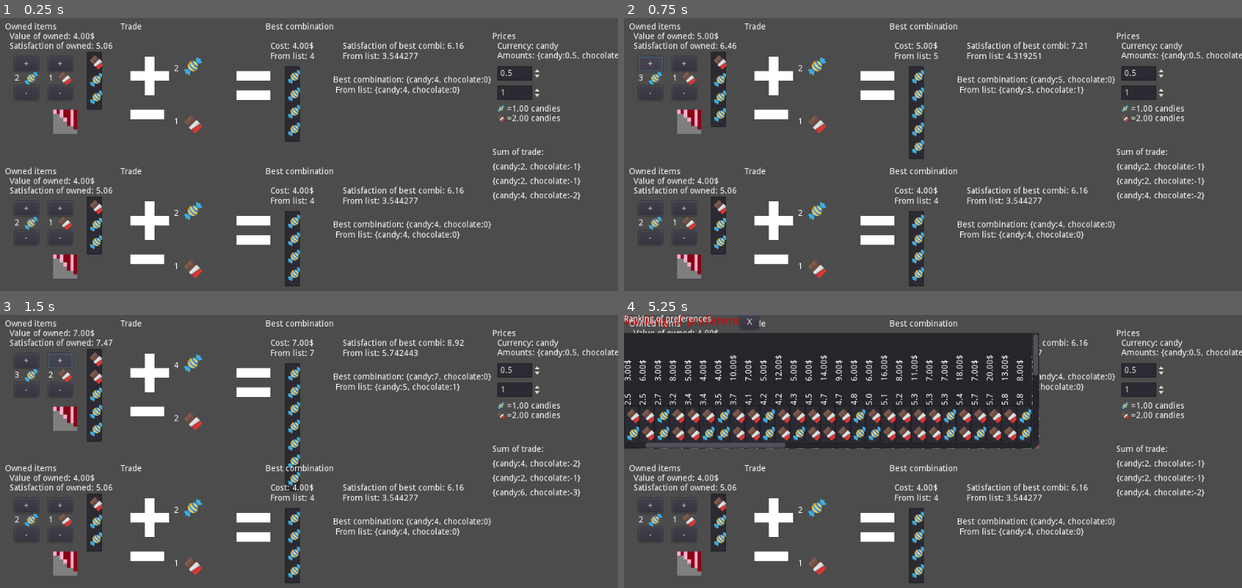
Above: before the commit, frames 1-4 (two rows, left to right).
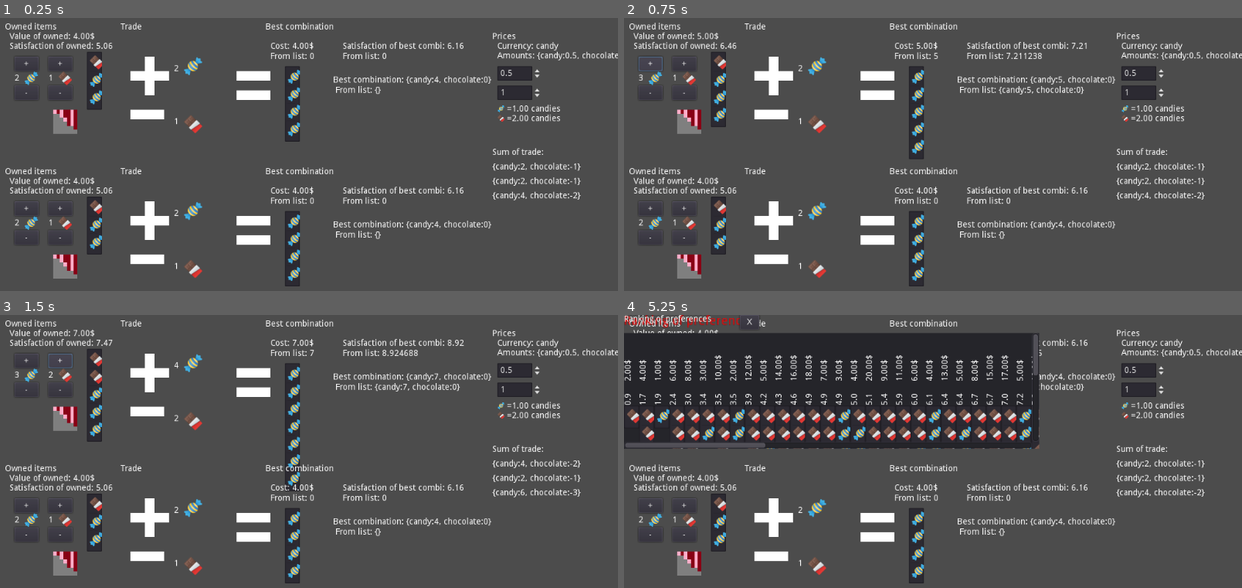
Above: after the commit, the same moments.

Repository: carlostgit/Prices
Game: Godot game, scene res://MainScene.tscn
The game is run twice, just before and just after one commit, with the same random seed, the same clock (stepped at 60 frames per second) and the same inputs. The engine's default icon, where the game draws it, is replaced by a stand-in: a white triangle on a blue panel in a dark square.
Inputs (mouse positions are in pixels of both pictures, inside the frame that each line leads up to):
- Up to frame 1 (0.25 s): no input
- Up to frame 2 (0.75 s): click "+" at 0.5 s
- Up to frame 3 (1.5 s): click "+" at 1.25 s
- Up to frame 4 (5.25 s): click "-" at 2 s; click "-" at 2.75 s; click (654, 375) at 3.52 s; click (691, 375) at 4.27 s; click (691, 418) at 5.02 s

The runs differ from the first frame. In frame 1, 0.5% of the frame differs, in the area x 50-75%, y 12-82%; in frame 2, 0.3%; in frame 3, 0.3%; in frame 4, 3.0%, in the area x 0-75%, y 12-82%.

Commit message:
Elimino prints de trazas para medición de tiempos

Diff:
--- a/CombinationItem.gd
+++ b/CombinationItem.gd
@@ -99,6 +99,8 @@
 
 #
 func add_items_and_labels(combidict_arg:Dictionary, label_name_arg:String, labels_arg:Array):
+
+#	print("add_items_and_labels"+ str(combidict_arg))
 
 	for label in labels_arg:
 		assert(typeof(label)==TYPE_STRING)
@@ -172,7 +174,7 @@
 
 	#TODO: Hacer método independiente para establecer los labels
 	#Pq quiero que se puedan cambiar los label, sin tener que rehacer el resto de items.
-#	add_labels(labels_arg,space_for_labels)
+
 
 	add_labels(label_name_arg,labels_arg,space_for_labels)
 
@@ -211,13 +213,21 @@
 
 func update_labels(label_name_arg:String, extra_labels_arg:Array) -> void:
 
-	_combination_name_label.queue_free()
+#	print ("child count in Combination item:" + str(self.get_child_count()))
+
+	if _combination_name_label != null:
+		self.remove_child(_combination_name_label)
+		_combination_name_label.queue_free()
 	for extra_label in _combination_extra_labels:
 		extra_label.queue_free()
+		self.remove_child(extra_label)
+
 	_combination_extra_labels.clear()
 
+#	print ("child count in Combination item After Removing:" + str(self.get_child_count()))
+
 	var space_for_labels:float = calculate_space_for_labels(label_name_arg, extra_labels_arg)
-	self.add_name_label(label_name_arg)
+#	self.add_name_label(label_name_arg)
 	add_labels(label_name_arg, extra_labels_arg,space_for_labels)
 
 
--- a/CombinationItemList.gd
+++ b/CombinationItemList.gd
@@ -67,27 +67,27 @@
 
 
 func init(combination_satisfaction_list:CombinationValueList, combination_price_list:CombinationValueList=null, name_arg:String = "no name" ):
-	var time_1:float = OS.get_ticks_msec()
+#	var time_1:float = OS.get_ticks_msec()
 	if (combination_satisfaction_list as CombinationValueList):
 		var combinations:Array = combination_satisfaction_list.get_combinations()
-		var time_1a:float = OS.get_ticks_msec()
-		print ("elaped_time_1a = "+ str(time_1a-time_1))
-		var elaped_time_1a:float = time_1a-time_1
+#		var time_1a:float = OS.get_ticks_msec()
+#		print ("elaped_time_1a = "+ str(time_1a-time_1))
+#		var elaped_time_1a:float = time_1a-time_1
 		var combidicts_array:Array = []
 		var combidict_satisfaction:Dictionary = {}
 		var combidict_price:Dictionary = {}
 
-		var elaped_time_1:float = 0.0
-		var elaped_time_2:float = 0.0
+#		var elaped_time_1:float = 0.0
+#		var elaped_time_2:float = 0.0
 		for combination in combinations:
-			var time_1_1:float = OS.get_ticks_msec()
+#			var time_1_1:float = OS.get_ticks_msec()
 			var combidict:Dictionary = (combination as Combination).get_combidict()
 			combidicts_array.append(combidict)
 			#El método sospechoso de tardar mucho es get_value_of_combination
 			var satisf:float = combination_satisfaction_list.get_value_of_combination(combination)
 			#
 			combidict_satisfaction[combidict]=satisf
-			var time_1_2:float = OS.get_ticks_msec()
+#			var time_1_2:float = OS.get_ticks_msec()
 
 			#price
 			if (null!=combination_price_list):
@@ -95,21 +95,21 @@
 					var price:float = combination_price_list.get_value_of_combination(combination)
 					combidict_price[combidict]=price
 			#
-			var time_1_3:float = OS.get_ticks_msec()
-
-			elaped_time_1 += time_1_2-time_1_1
-
-			elaped_time_2 += time_1_3-time_1_2
-		print ("elaped_time_1 = "+ str(elaped_time_1))
-
-		print ("elaped_time_2 = "+ str(elaped_time_2))
+#			var time_1_3:float = OS.get_ticks_msec()
+#
+#			elaped_time_1 += time_1_2-time_1_1
+#
+#			elaped_time_2 += time_1_3-time_1_2
+#		print ("elaped_time_1 = "+ str(elaped_time_1))
+#
+#		print ("elaped_time_2 = "+ str(elaped_time_2))
 
 		init_with_combidicts(combidicts_array, combidict_satisfaction,combidict_price,name_arg)
 	else:
 		assert(false)
 
-	var time_2:float = OS.get_ticks_msec()
-	print ("Time 1a = "+ str(time_2-time_1))
+#	var time_2:float = OS.get_ticks_msec()
+#	print ("Time 1a = "+ str(time_2-time_1))
 
 #func init(combidicts_arg:Array, combidict_satisfaction_dict_arg:Dictionary):
 #	_init(combidicts_arg, combidict_satisfaction_dict_arg)
@@ -117,10 +117,21 @@
 
 func init_with_combidicts(combidicts_arg:Array = Array(), combidict_satisfaction_dict_arg:Dictionary = Dictionary(),combidict_price_arg:Dictionary = Dictionary(),name_arg:String = "no_name"):
 
-	var time_1:float = OS.get_ticks_msec()
+#	var time_1:float = OS.get_ticks_msec()
+#
+#	print("self.get_child_count(): "+ str(self.get_child_count()))
+#	print("$ScrollContainer.get_child_count(): "+ str($ScrollContainer.get_child_count()))
+#	print("$ScrollContainer/Panel.get_child_count(): "+ str($ScrollContainer/Panel.get_child_count()))
+
+	for child in $ScrollContainer.get_children():
+		print(str(child))
 
 	remove_combination_items()	#Se borran los nodos CombinationItem
 	reset_combidicts() #Se borra la info de cominaciones
+
+#	print("after remove self.get_child_count(): "+ str(self.get_child_count()))
+#	print("after remove $ScrollContainer.get_child_count(): "+ str($ScrollContainer.get_child_count()))
+#	print("after remove $ScrollContainer/Panel.get_child_count(): "+ str($ScrollContainer/Panel.get_child_count()))
 
 	_combidict_satisfaction = combidict_satisfaction_dict_arg
 	_combidict_price = combidict_price_arg
@@ -130,7 +141,7 @@
 		assert(typeof(combidict)==TYPE_DICTIONARY)
 		add_item_list(combidict)
 
-	var time_2:float = OS.get_ticks_msec()
+#	var time_2:float = OS.get_ticks_msec()
 
 	#Label 1
 	self.set_name(name_arg)
@@ -168,9 +179,9 @@
 
 			label_count += 1
 
-	var time_3:float = OS.get_ticks_msec()
-	print ("Time 1 = "+ str(time_2-time_1))
-	print ("Time 2 = "+ str(time_3-time_2))
+#	var time_3:float = OS.get_ticks_msec()
+#	print ("Time 1 = "+ str(time_2-time_1))
+#	print ("Time 2 = "+ str(time_3-time_2))
 
 
 func set_name(name_arg:String)->void:
@@ -276,7 +287,11 @@
 	self._combination_items.append(combination_item)
 	_combidict_combinationitem[combidict_arg]=combination_item
 	combination_item.add_to_group("removable")
-	$ScrollContainer/Panel.call_deferred("add_child",combination_item)
+	$ScrollContainer/Panel.add_child(combination_item)
+#	$ScrollContainer/Panel.call_deferred("add_child",combination_item)
+#	Nota importante. Hay un problema si se usa el call_deferred. Con el call_deferred, acaba habiendo items duplicados
+#	Creo que lo que ocurre es que se vueve a crear otro item del mismo tipo, antes de que se cree este item con el call_deferred
+#
 
 	pass
 
@@ -290,6 +305,12 @@
 			$ScrollContainer/Panel.remove_child(child)
 			child.queue_free()
 
+	for child in $ScrollContainer.get_children():
+		if child.is_in_group("removable"):
+			$ScrollContainer.remove_child(child)
+			child.queue_free()
+
+
 	for child in self.get_children():
 		if child.is_in_group("removable"):
 			self.remove_child(child)
@@ -299,6 +320,8 @@
 	_combidict_satisfaction = {}
 	_combidict_price = {}
 	_combidicts = []
+	_combination_items = []
+	_combidict_combinationitem = {}
 
 func get_combidict_satisfaction()->Dictionary:
 	return _combidict_satisfaction
--- a/PersonScene.gd
+++ b/PersonScene.gd
@@ -43,7 +43,8 @@
 	$OwnedItems.set_num_candy(candy_amount)
 	$OwnedItems.set_num_chocolate(chocolate_amount)
 
-	update_ranking_of_preferences()
+#	update_ranking_of_preferences()
+	self.call_deferred("update_ranking_of_preferences")
 
 #	$OwnedItems/CandyAmount.set_value(candy_amount)
 #	$OwnedItems/ChocolateAmount.set_value(chocolate_amount)
@@ -56,24 +57,24 @@
 
 func update_after_prices_changed()->void:
 	$RankingOfPreferences/CombinationSatisfaction.reset_combinations_color()
-	var after_0 = OS.get_ticks_msec()
+#	var after_0 = OS.get_ticks_msec()
 #	update_ranking_of_preferences()
 	self.update_prices_in_ranking_of_preferences()
-	var after_1 = OS.get_ticks_msec()
-	print ("Elapsed update_ranking_of_preferences: "+str( after_1 - after_0))
+#	var after_1 = OS.get_ticks_msec()
+#	print ("Elapsed update_ranking_of_preferences: "+str( after_1 - after_0))
 
 	update_of_owned_combination()
-	var after_2 = OS.get_ticks_msec()
-	print ("Elapsed update_of_owned_combination: "+str( after_2 - after_1))
+#	var after_2 = OS.get_ticks_msec()
+#	print ("Elapsed update_of_owned_combination: "+str( after_2 - after_1))
 
 	update_best_combination()
-	var after_3 = OS.get_ticks_msec()
-	print ("Elapsed update_best_combination: "+str( after_3 - after_2))
+#	var after_3 = OS.get_ticks_msec()
+#	print ("Elapsed update_best_combination: "+str( after_3 - after_2))
 
 	update_trade()
 
-	var after_4 = OS.get_ticks_msec()
-	print ("Elapsed update_trade: "+str( after_4 - after_3))
+#	var after_4 = OS.get_ticks_msec()
+#	print ("Elapsed update_trade: "+str( after_4 - after_3))
 
 func update_after_owned_combination_changed()->void:
 	$RankingOfPreferences/CombinationSatisfaction.reset_combinations_color()
@@ -88,12 +89,16 @@
 
 func set_preference_for_chocolate()->void:
 	_satisfaction_calculator.set_preference_for_chocolate()
+	self.update_ranking_of_preferences()
 
 func set_default_preference()->void:
 	_satisfaction_calculator.set_default_preference()
+	self.update_ranking_of_preferences()
 
 func set_preference_for_candy()->void:
 	_satisfaction_calculator.set_preference_for_candy()
+	self.call_deferred("update_ranking_of_preferences")
+#	self.update_ranking_of_preferences()
 
 func update_prices_in_ranking_of_preferences()->void:
 
@@ -109,15 +114,15 @@
 func update_ranking_of_preferences()->void:
 	var combination_creator = CombinationCreator.new() #Pasar mejor esto a auto load, o como estático
 
-	var time_start = OS.get_ticks_msec()
+#	var time_start = OS.get_ticks_msec()
 
 	var combination_list:CombinationList = combination_creator.calculate_combination_list(10)
 #	print(combination_list.get_thing_quantity_dict_array())
 
-	var after_creation = OS.get_ticks_msec()
-
-	var elapsed_time = after_creation - time_start
-	print ("Elapsed time combi creation: "+ str(elapsed_time))
+#	var after_creation = OS.get_ticks_msec()
+
+#	var elapsed_time = after_creation - time_start
+#	print ("Elapsed time combi creation: "+ str(elapsed_time))
 
 
 	var combinations_array:Array = combination_list.get_combinations_array()
@@ -130,11 +135,11 @@
 		var price = Prices.calculate_combination_price(combination)
 		combination_price_list.add_combination_value(combination,price)
 
-	var after_satisfaction_and_price_creation = OS.get_ticks_msec()
-	print ("Elapsed time satisf and price calc: "+str(after_satisfaction_and_price_creation-after_creation))
+#	var after_satisfaction_and_price_creation = OS.get_ticks_msec()
+#	print ("Elapsed time satisf and price calc: "+str(after_satisfaction_and_price_creation-after_creation))
 	combination_satisfaction_list.sort()
-	var after_sort = OS.get_ticks_msec()
-	print ("Elapsed sort: "+str(after_sort-after_satisfaction_and_price_creation))
+#	var after_sort = OS.get_ticks_msec()
+#	print ("Elapsed sort: "+str(after_sort-after_satisfaction_and_price_creation))
 
 
 #	print ("Elapsed sort: "+str(after_satisfaction_and_price_creation))
@@ -152,8 +157,8 @@
 #	TODO: combination_price_list, meterlo en $CombinationSatisfaction
 	$RankingOfPreferences/CombinationSatisfaction.init(combination_satisfaction_list, combination_price_list, "Ranking of preferences")
 
-	var after_init = OS.get_ticks_msec()
-	print ("Elapsed init: "+str( after_init - after_sort))
+#	var after_init = OS.get_ticks_msec()
+#	print ("Elapsed init: "+str( after_init - after_sort))
 
 func update_of_owned_combination()->void:
 		#Satisfaction of owned combination
--- a/PersonScene.tscn
+++ b/PersonScene.tscn
@@ -220,7 +220,7 @@
 [node name="LabelTitle" type="Label" parent="OwnedItems"]
 margin_right = 96.0
 margin_bottom = 16.0
-text = "Owned items"
+text = "Owned items "
 __meta__ = {
 "_edit_use_anchors_": false
 }
